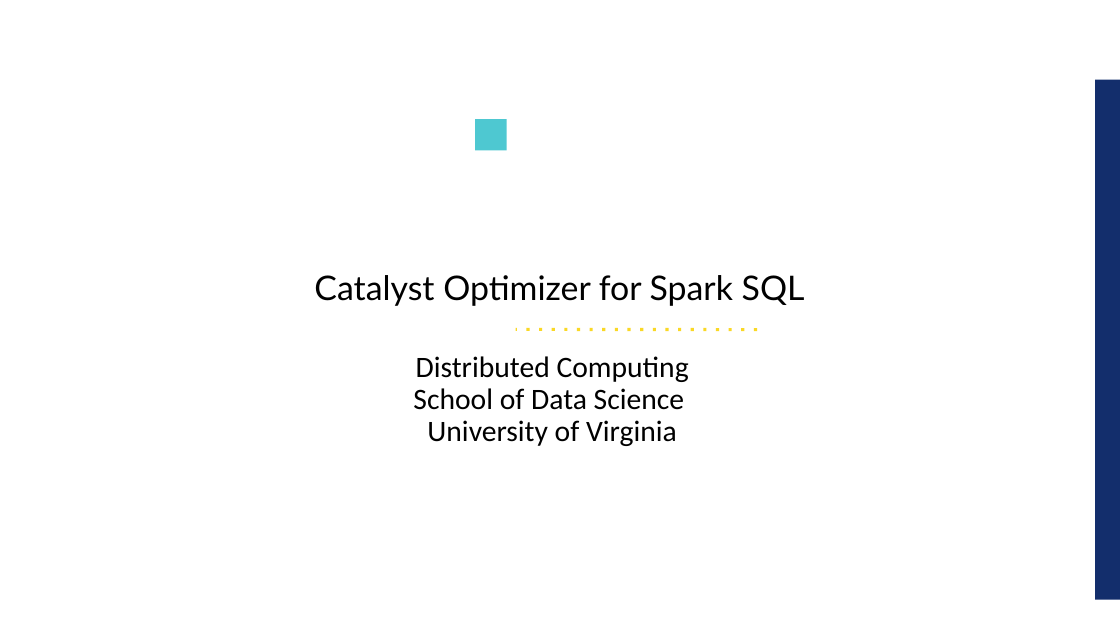
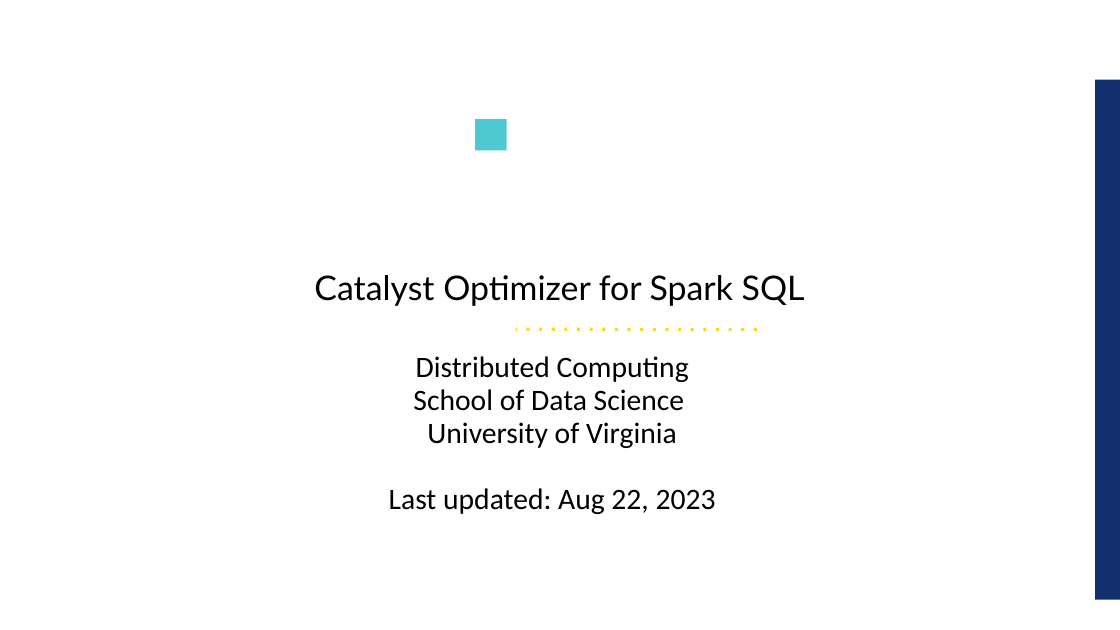
Before and after one commit to UVADS/distributed_computing, a slide deck: slide 1 of 03_dataframes_and_spark_sql/content_catalyst_optimizer/calalyst_optimizer_for_spark_sql.ppt. Drawn at 1120x630 pixels with LibreOffice and Linux fonts; fonts in the diff are those of the drawing; background and template pictures are left out. Boxes give left, top, right and bottom in pixels: in the first picture for what was removed or moved away, otherwise in the second. Text is boxed around its words. In the diff, an @@ line names an element or a change of style, - is before the commit and + after.

Commit message:
added to catalyst

```diff
--- a/03_dataframes_and_spark_sql/content_catalyst_optimizer/calalyst_optimizer_for_spark_sql.ppt
+++ b/03_dataframes_and_spark_sql/content_catalyst_optimizer/calalyst_optimizer_for_spark_sql.ppt
@@ text at [389,488,716,514]: paragraph added @@
+Last updated: Aug 22, 2023
```
Also in this commit, not shown: 9 other slides changed, 9 slides added, 1 slide removed.
